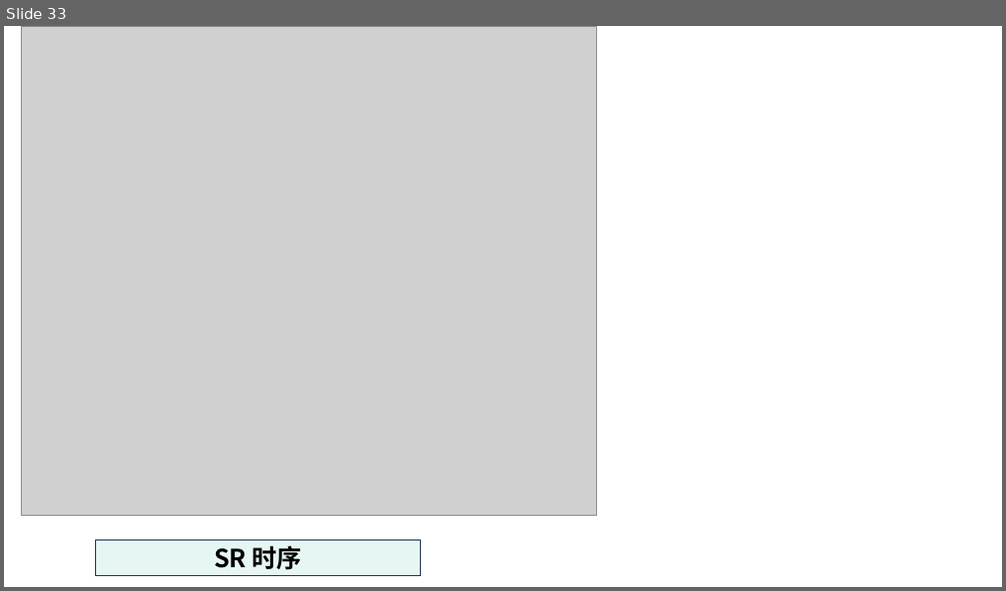
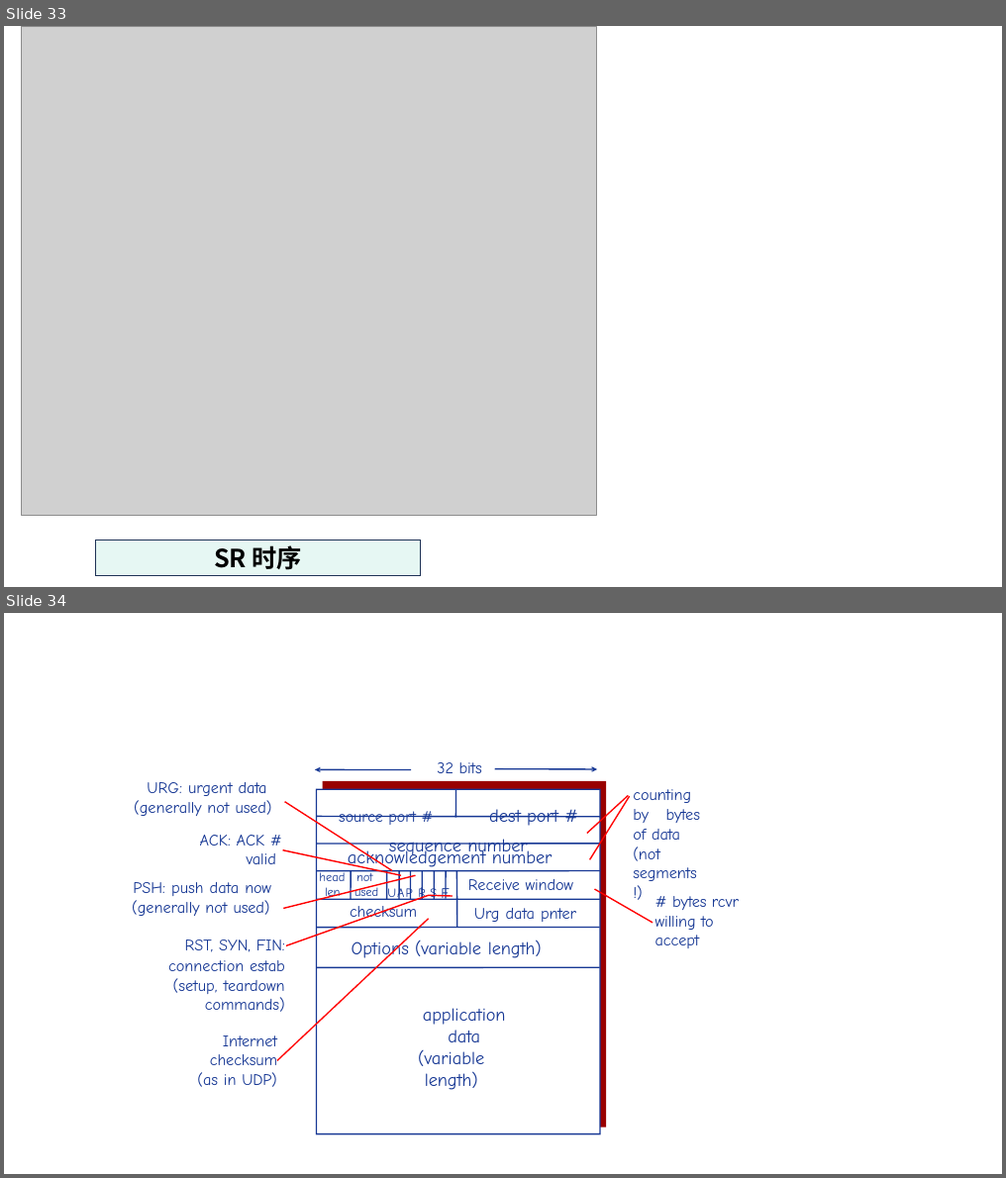
Before and after one commit to guofei9987/a, a slide deck: computer/network/计算机网络-素材.pptx. Shown one above the other, each under a label of ours: slide 33 before the commit, slides 33 and 34 after it. The pictures are 1006x591 and 1006x1178 pixels, drawn with LibreOffice and Linux fonts; fonts in the diff are those of the drawing; grey boxes stand for pictures. Boxes give left, top, right and bottom in pixels: in the first picture for what was removed or moved away, otherwise in the second. Text is boxed around its words. In the diff, an @@ line names an element or a change of style, - is before the commit and + after.

```diff
--- a/computer/network/计算机网络-素材.pptx
+++ b/computer/network/计算机网络-素材.pptx
@@ slide 34 added at (4, 613, 1002, 1174), background #FFFFFF @@
@@ group added at (132, 762, 739, 1136): 13 freeform shapes, 13 texts @@
+application data
+(variable length)
+acknowledgement number
+Receive window
+Urg data pnter
+checksum
+UAP R S F
+head not
+len used
+Options (variable length)
+URG: urgent data (generally not used)
+ACK: ACK #
+valid
+PSH: push data now (generally not used)
+RST, SYN, FIN:
+connection estab (setup, teardown
+commands)
+Internet checksum (as in UDP)
+# bytes rcvr willing to accept
+counting by bytes of data
+(not segments!)
+32 bits
+source port # dest port # sequence number
```
Also in this commit, not shown: 1 slide changed, 1 slide removed, 3 other files.
